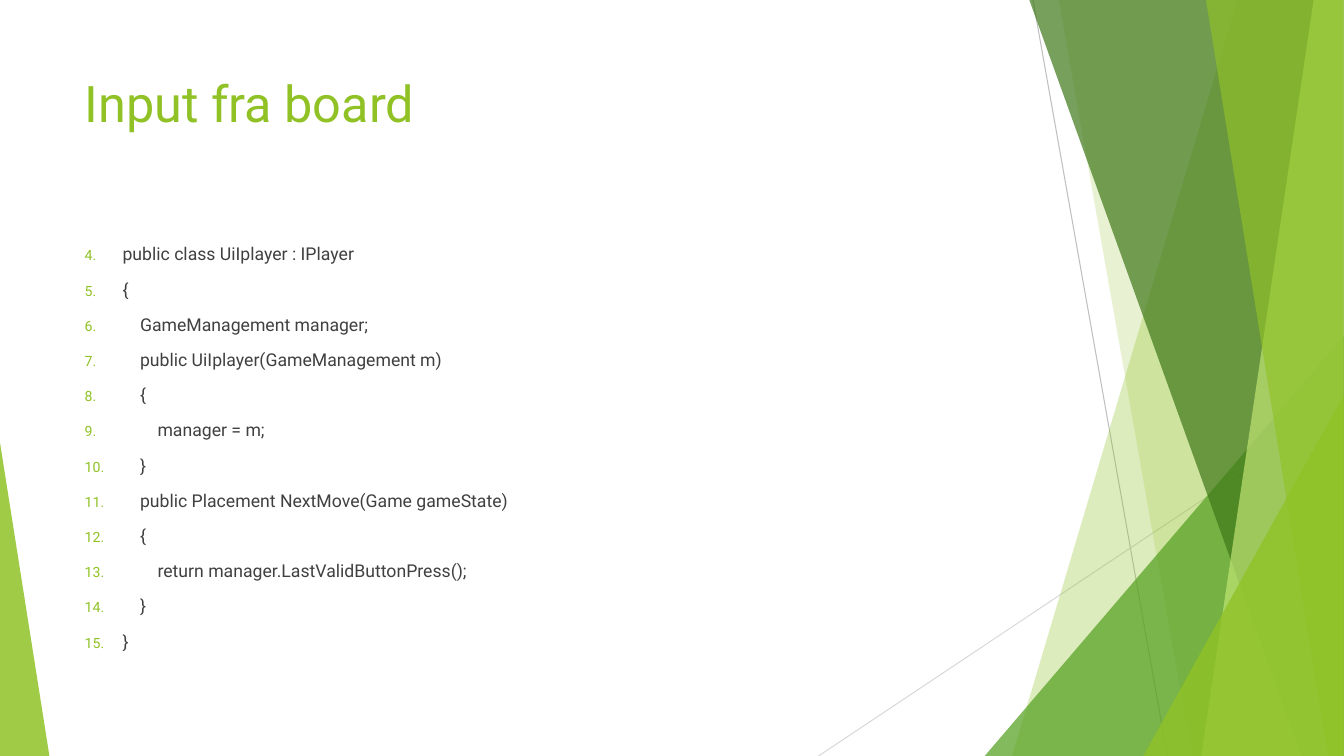
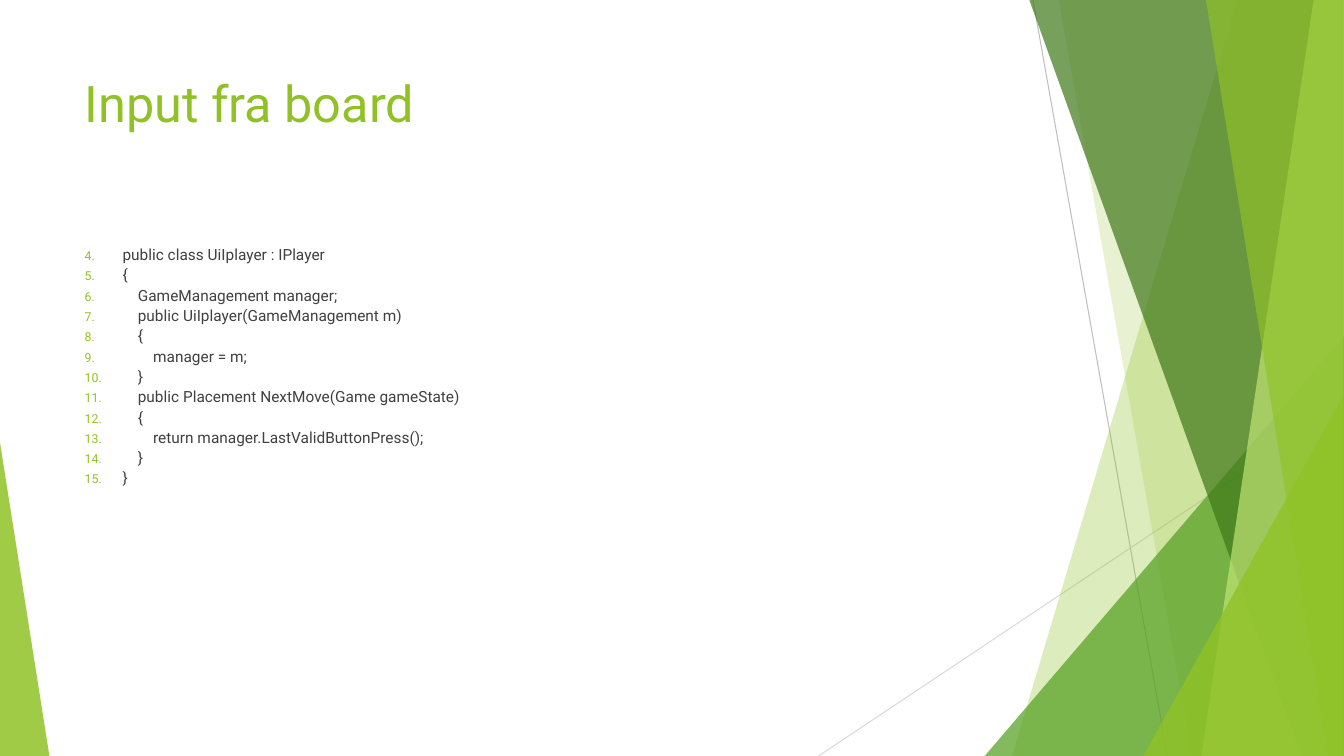
Before and after one commit to UffeThorsen/ZBC-ProgB-18-20-TicTacToe, a slide deck: slide 6 of notes/Tic Tac Toe GUI.pptx. Drawn at 1344x756 pixels with LibreOffice and Linux fonts; fonts in the diff are those of the drawing. Boxes give left, top, right and bottom in pixels: in the first picture for what was removed or moved away, otherwise in the second. Text is boxed around its words. In the diff, an @@ line names an element or a change of style, - is before the commit and + after.

```diff
--- a/notes/Tic Tac Toe GUI.pptx
+++ b/notes/Tic Tac Toe GUI.pptx
@@ text "public class UiIplayer : IPlayer" at box(123, 248, 460, 447): size 12.6 to 11 pt; line spacing 1 to 1.1; less space between paragraphs @@
```
Also in this commit, not shown: 4 other slides changed, 1 slide added.
